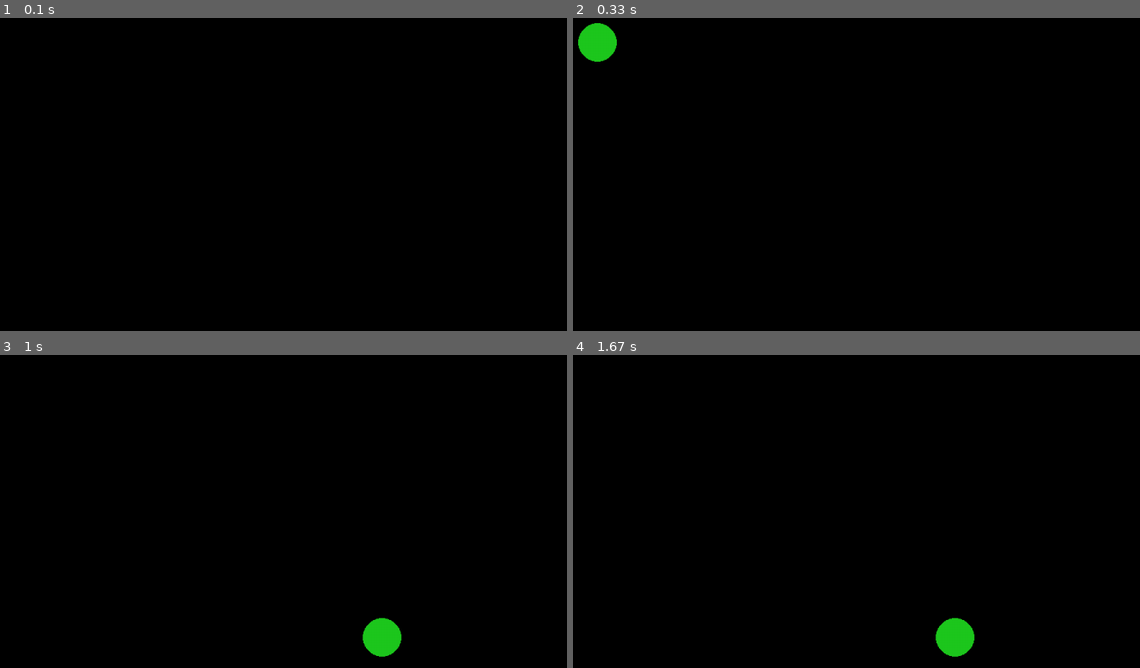
Above: before the commit, frames 1-4 (two rows, left to right).
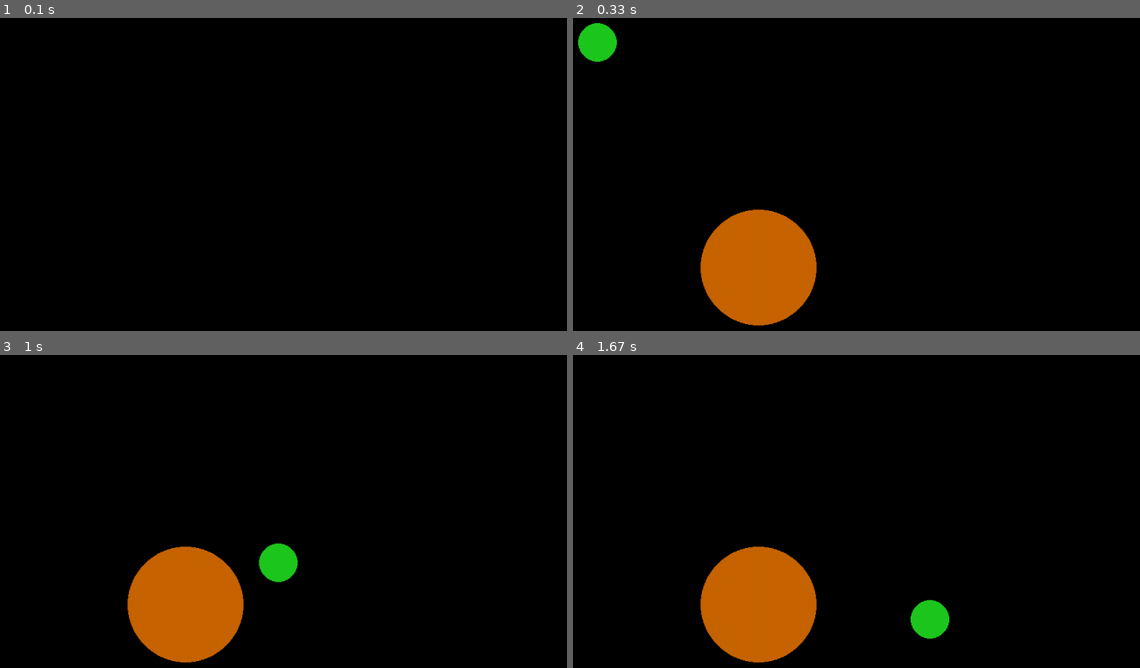
Above: after the commit, the same moments.

Repository: AntonioNvs/Faculdade
Game: pygame game, started from ROBOTICA/STUDYING/vetorial_camp.py
The game is run twice, just before and just after one commit, with the same random seed, the same clock (stepped at 60 frames per second) and the same inputs.
Inputs (mouse positions are in pixels of both pictures, inside the frame that each line leads up to):
- Up to frame 1 (0.1 s): no input
- Up to frame 2 (0.33 s): no input
- Up to frame 3 (1 s): press the mouse at (385, 636) at 0.37 s; move the mouse to (289, 624) at 0.47 s; release the mouse at (192, 608) at 0.6 s
- Up to frame 4 (1.67 s): no input

Frame 1 is identical in both runs. In frame 2, 6.0% of the frame differs, in the area x 22-44%, y 61-99%; in frame 3, 7.3%, in the area x 22-71%, y 60-99%; in frame 4, 7.2%.

Commit message:
Honestly, I don't know what I did on this commit.

Diff:
--- a/ROBOTICA/STUDYING/vetorial_camp.py
+++ b/ROBOTICA/STUDYING/vetorial_camp.py
@@ -19,10 +19,23 @@
 
     self.robot = Robot(30, 50, 50)
 
+    # Create obstacules
+    self.obstacules = [
+      # Obstacule(10, 560, 720)
+      # Obstacule(60, 800, 100),
+      # Obstacule(50, 1100, 400),
+      Obstacule(90, 300, 400),
+    ]
+
 
   def draw_the_window(self) -> None:
     self.window.fill((0, 0, 0))
+
     self.robot.draw(self.window)
+
+    for obstacule in self.obstacules:
+      obstacule.draw(self.window)
+
     pygame.display.update()
 
 
@@ -37,10 +50,26 @@
       if pygame.mouse.get_pressed()[0]:
         goal = np.array(pygame.mouse.get_pos())
 
-        while np.linalg.norm(goal-self.robot.pos) > 2:
+        while np.linalg.norm(goal-self.robot.pos) > 1.0:
           fatt = 0.05*(goal - self.robot.pos)
 
-          self.robot.move(fatt)
+          # Calculte the repulsion force
+          frep = 0
+          y = 2
+          min_distance = 100
+          krep = 0.1
+
+          for obstacule in self.obstacules:
+            dot = obstacule.dot_more_close(self.robot)
+
+            if obstacule.minimum_distance_from_the_robot(self.robot) > min_distance:
+              continue
+
+            dist = abs(goal - dot)
+            frep += krep*((100/dist - 100/min_distance)**y)/y
+
+          print(frep)
+          self.robot.move(fatt + frep)
 
           self.draw_the_window()
           pygame.time.delay(int(1000 / self.fps))
@@ -48,6 +77,7 @@
       pygame.time.delay(100)
 
       self.draw_the_window()
+
 
 class Robot:
   def __init__(self, radius: float, x_pos: int = 0, y_pos: int = 0) -> None:
@@ -64,5 +94,35 @@
   def move(self, vec: np.ndarray):
     self.pos = np.add(self.pos, vec)
 
+
+class Obstacule:
+  def __init__(self, radius: float, x_pos: int, y_pos: int) -> None:
+    self.radius = radius
+    self.pos = np.array([x_pos, y_pos])
+
+    self.color = (200, 100, 0)
+
+
+  def draw(self, window: pygame.Surface) -> None:
+    pygame.draw.circle(window, self.color, (self.pos[0], self.pos[1]), self.radius)
+
+  def minimum_distance_from_the_robot(self, robot: Robot) -> float:
+    distance = np.linalg.norm(self.pos-robot.pos)
+
+    return distance - self.radius - robot.radius
+
+  def dot_more_close(self, robot: Robot) -> float:
+    hip = np.linalg.norm(self.pos-robot.pos)
+
+    costeta = (self.pos[0] - robot.pos[0]) / hip
+    senbeta = (self.pos[1] - robot.pos[1]) / hip
+
+    x = self.pos[0] - self.radius*costeta
+    y = self.pos[1] - self.radius*senbeta
+
+    return np.array([x, y])
+
+
+
 if __name__ == "__main__":
-  Environment(300).execute()
+  Environment(40).execute()
Not shown, added: SEMESTRES/1/PDS/prova2013/1.c
Not shown, added: SEMESTRES/1/PDS/prova2013/2.c
Not shown, added: SEMESTRES/1/PDS/prova2013/a.exe
